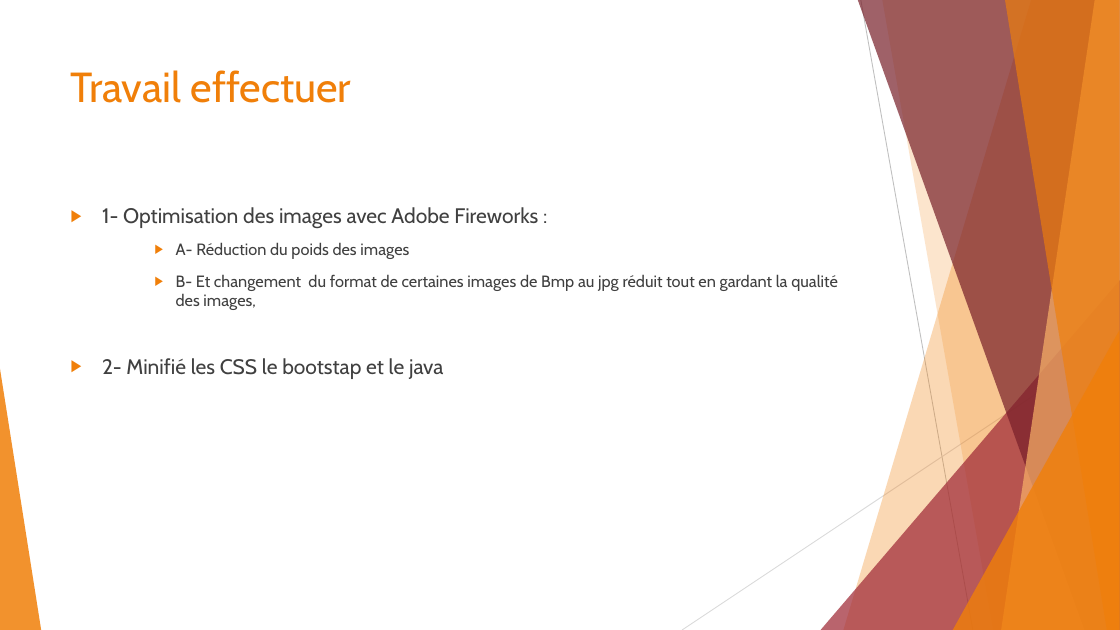
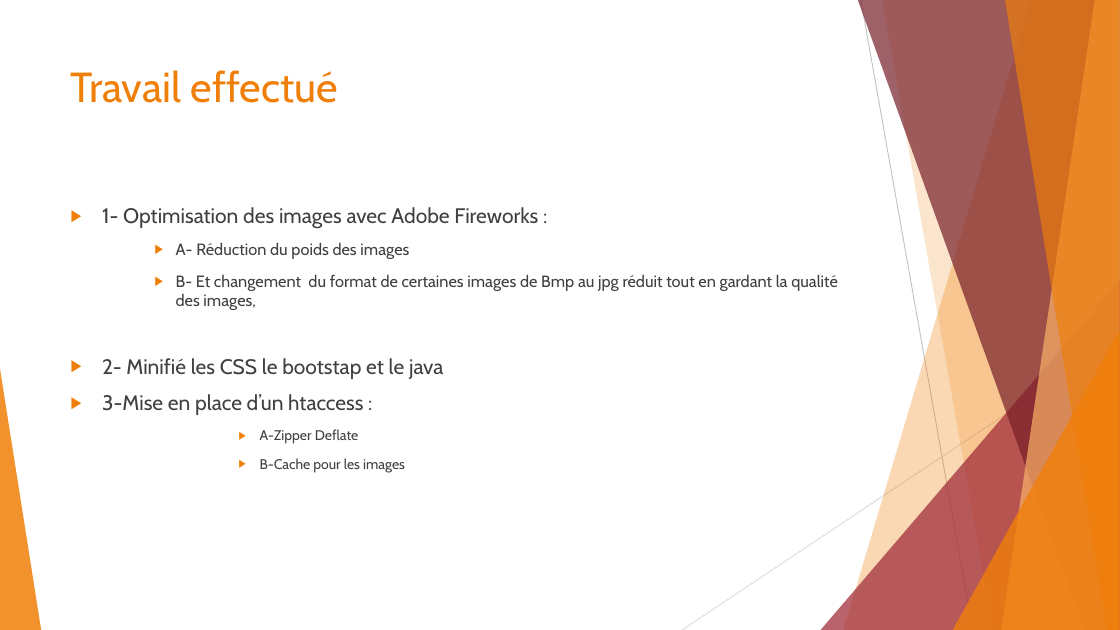
Before and after one commit to Nawak34/Chouette, a slide deck: slide 3 of LA CHOUETTE.pptx. Drawn at 1120x630 pixels with LibreOffice and Linux fonts; fonts in the diff are those of the drawing. Boxes give left, top, right and bottom in pixels: in the first picture for what was removed or moved away, otherwise in the second. Text is boxed around its words. In the diff, an @@ line names an element or a change of style, - is before the commit and + after.

```diff
--- a/LA CHOUETTE.pptx
+++ b/LA CHOUETTE.pptx
@@ title at (71,70,338,103): text changed @@
-Travail effectuer
+Travail effectué
@@ text at (102,394,405,473): paragraphs added @@
+▶ 3-Mise en place d’un htaccess :
+        ▶ A-Zipper Deflate
+        ▶ B-Cache pour les images
```
Also in this commit, not shown: 5 other slides changed, 2 slides added, 6 other files.
